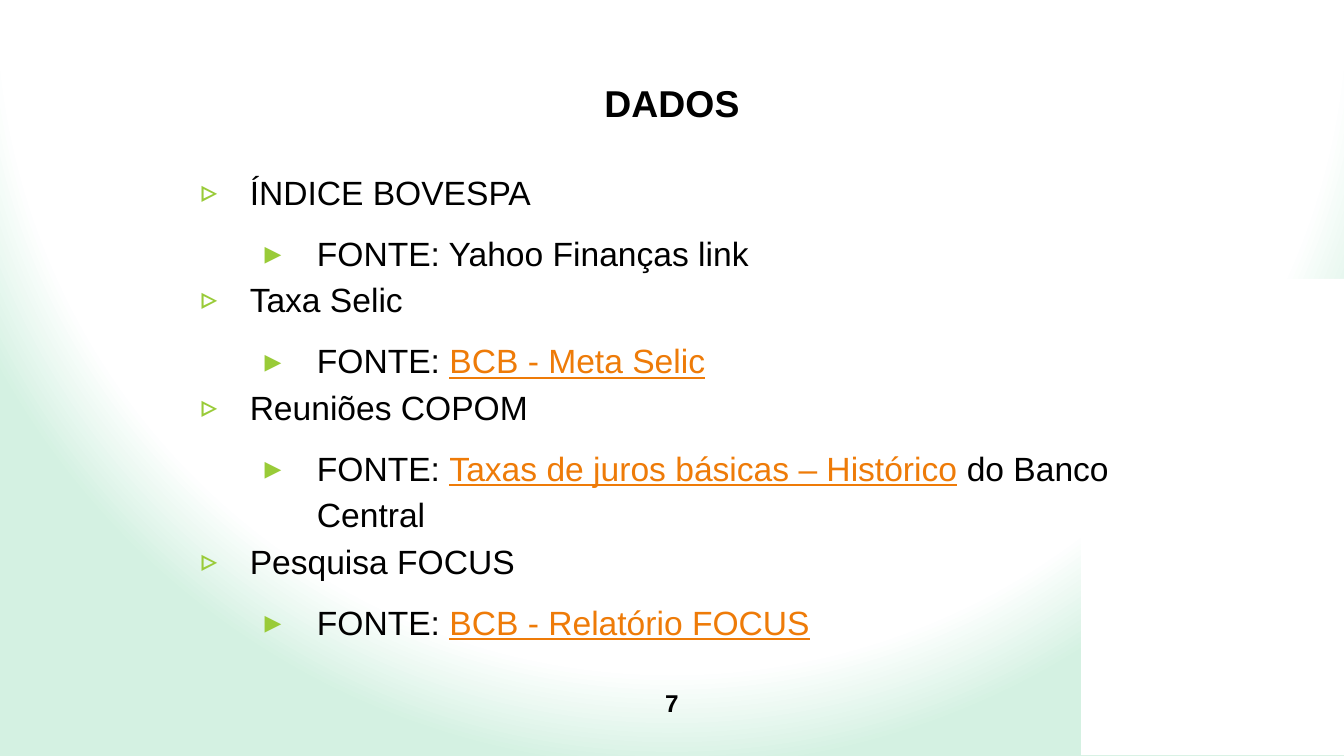
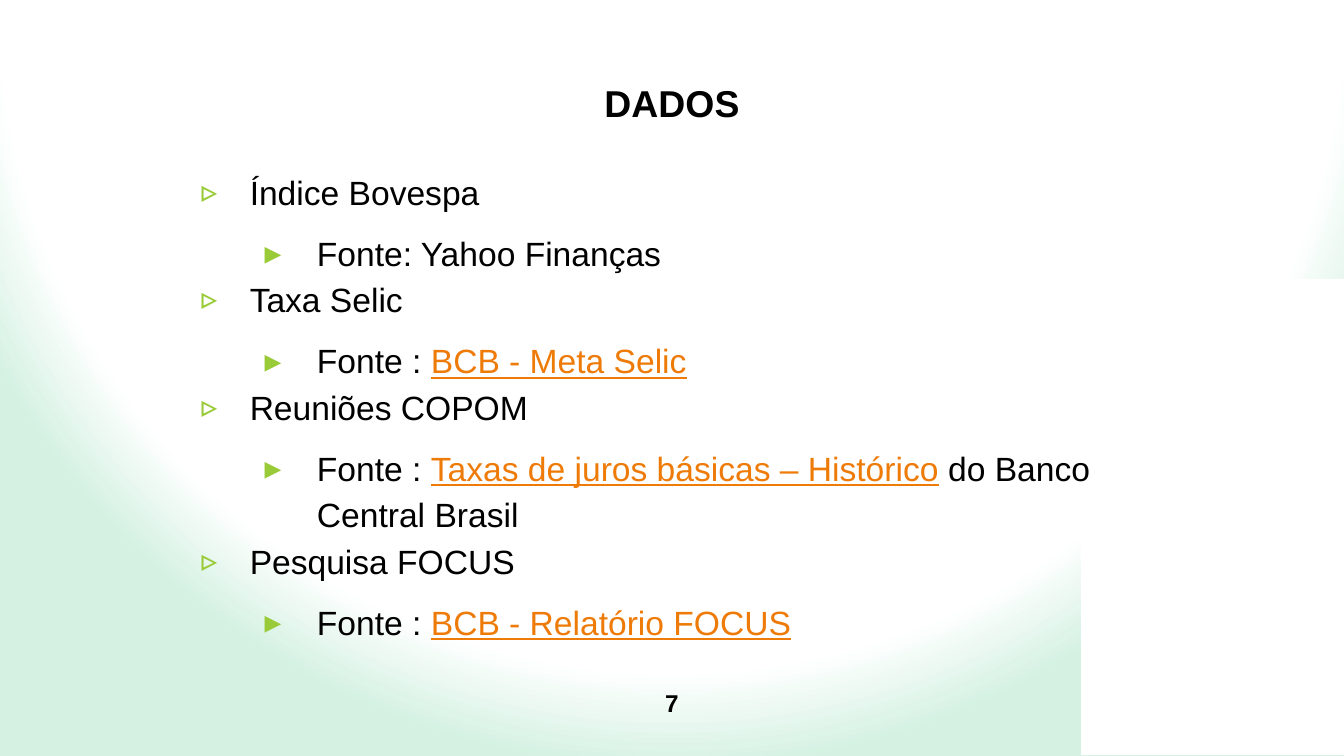
Before and after one commit to asantos2000/caderno-bd, a slide deck: slide 7 of pics/11 - BigDataAnalytics - ANDERSON.pptx. Drawn at 1344x756 pixels with LibreOffice and Linux fonts; fonts in the diff are those of the drawing; background and template pictures are left out. Boxes give left, top, right and bottom in pixels: in the first picture for what was removed or moved away, otherwise in the second. Text is boxed around its words. In the diff, an @@ line names an element or a change of style, - is before the commit and + after.

```diff
--- a/pics/11 - BigDataAnalytics - ANDERSON.pptx
+++ b/pics/11 - BigDataAnalytics - ANDERSON.pptx
@@ text at <box>250,178,661,272</box>: text changed @@
-▹ ÍNDICE BOVESPA
-  ▸ FONTE: Yahoo Finanças link
+▹ Índice Bovespa
+  ▸ Fonte: Yahoo Finanças
@@ text at <box>317,348,687,379</box>: text changed @@
-  ▸ FONTE: BCB - Meta Selic
+  ▸ Fonte : BCB - Meta Selic
@@ text at <box>317,456,1090,528</box>: text changed @@
-  ▸ FONTE: Taxas de juros básicas – Histórico do Banco Central
+  ▸ Fonte : Taxas de juros básicas – Histórico do Banco Central Brasil
@@ text at <box>317,610,790,640</box>: text changed @@
-  ▸ FONTE: BCB - Relatório FOCUS
+  ▸ Fonte : BCB - Relatório FOCUS
```
Also in this commit, not shown: 11 other slides changed, 1 other file.
